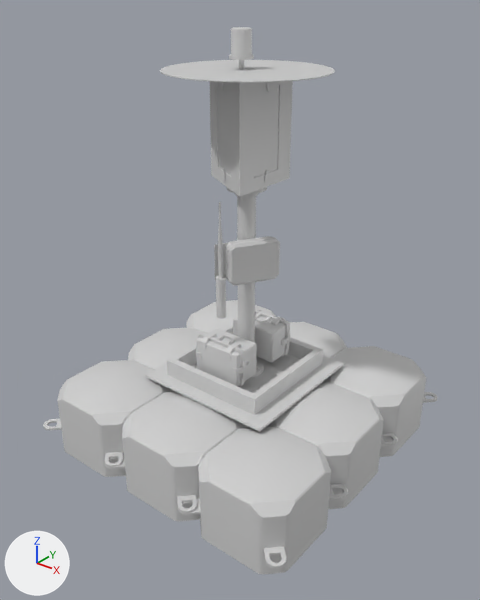
What one commit did to the COLLADA model vrx_gz/models/robotx_light_buoy/mesh/robotx_light_buoy.dae.
The view is the same before and after, from a 50 mm lens placed at (1.9, -2.42, 1.92), pointed at (0.03, -0.09, 0.47). The axes (+X, +Y, +Z) are drawn at lower left. The lights are the same throughout. The older version comes first. Vertices at exactly the same position are counted once.

Names of what the first picture shows: 'LightTowerLowPoly'.
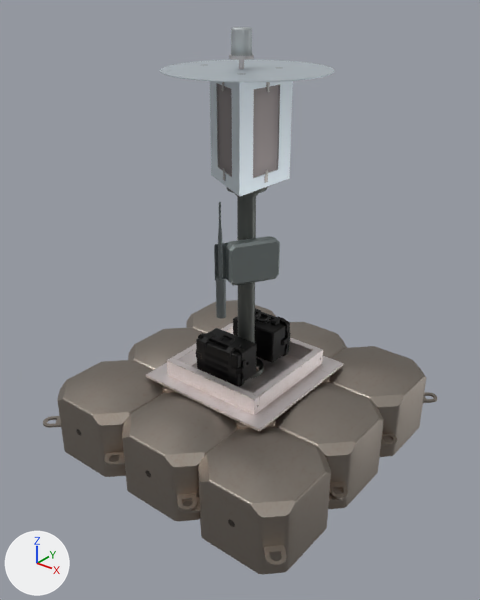
Location of each change, [x1, y1, x2, y2] in pixels of the pictures (480 x 600 px; the box of a moved part takes in the faces that stretch with it):
```json
{"object": "LightTowerLowPoly", "change": "surface changed, reshaped", "before": [43, 27, 438, 574], "after": [43, 27, 437, 574], "on screen": "light grey to grey"}
{"part": 1, "of": "me_cube", "change": "added", "after": [235, 419, 276, 429]}
{"part": 2, "of": "me_cube", "change": "added", "after": [162, 385, 176, 392], "on screen": "mostly hidden"}
{"part": 3, "of": "me_cube", "change": "moved or reshaped", "before": [43, 196, 437, 568], "after": [43, 196, 437, 573]}
{"part": 4, "of": "me_cube", "change": "surface changed", "before": [45, 28, 437, 574], "after": [45, 28, 437, 574]}
```

Scene script edits in JSON lines:
```json
{"op": "add", "block": "img_lighttower_albedo_png", "code": ["img_lighttower_albedo_png = load_image('LightTower_Albedo.png', 'LightTower_Albedo.png', 2048, 2048, 'sRGB')"]}
{"op": "remove", "block": "mat_lighttowermaterial", "code": "mat_lighttowermaterial.base_color = (0.64, 0.64, 0.64)  # light grey #d1d1d1"}
{"op": "set", "path": "mat_lighttowermaterial.roughness", "old": "0.44", "new": "0.5"}
{"op": "add", "block": "mat_lighttowermaterial", "code": "mat_lighttowermaterial.texture = img_lighttower_albedo_png"}
{"op": "set", "path": "mat_lighttowermaterial.metallic", "old": "0.0", "new": "1.0"}
{"block": "me_cube", "where": "# used by ob_lighttowerlowpoly; location = (0.0, 0.0, 0.0)"}
{"op": "remove", "block": "me_cube", "code": "me_cube.from_pydata(...)  # 5254 vertices, 10040 faces; spans x -0.79..0.79, y -0.79..0.79, z -0.41..1.72"}
{"op": "add", "block": "me_cube", "code": "me_cube.from_pydata(...)  # 4591 vertices, 8722 faces; spans x -0.79..0.79, y -0.79..0.79, z -0.41..1.72"}
{"block": "me_cube", "change": "me_cube part 1: a new loose piece of 96 vertices spanning x 0.13..0.37, y -0.37..-0.13, z -0.06..-0.02, in mat_lighttowermaterial (picture img_lighttower_albedo_png)"}
{"block": "me_cube", "change": "me_cube part 2: a new loose piece of 96 vertices spanning x -0.37..-0.13, y -0.37..-0.13, z -0.06..-0.02, in mat_lighttowermaterial (picture img_lighttower_albedo_png)"}
{"block": "me_cube", "change": "me_cube part 3: 462 vertices moved within x -0.79..0.79, y -0.79..0.79, z -0.27..0.99; 686 vertices removed from x -0.79..0.79, y -0.79..0.79, z -0.41..0.99; 407 vertices added at x -0.79..0.79, y -0.79..0.79, z -0.41..0.0"}
{"block": "me_cube", "change": "me_cube part 4: 2558 kept faces spanning x -0.79..0.79, y -0.79..0.79, z -0.41..1.72 get new texture (UV) coordinates"}
{"block": "me_cube", "change": "other edits to the shape of me_cube do not show in these pictures"}
```
